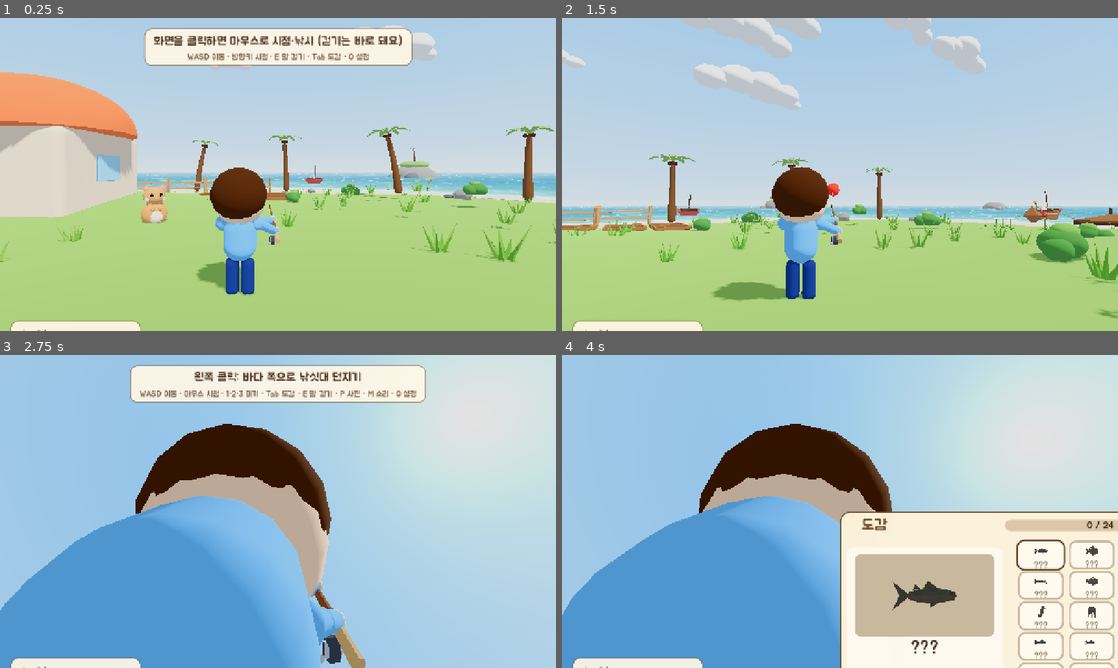
Above: before the commit, frames 1-4 (two rows, left to right).
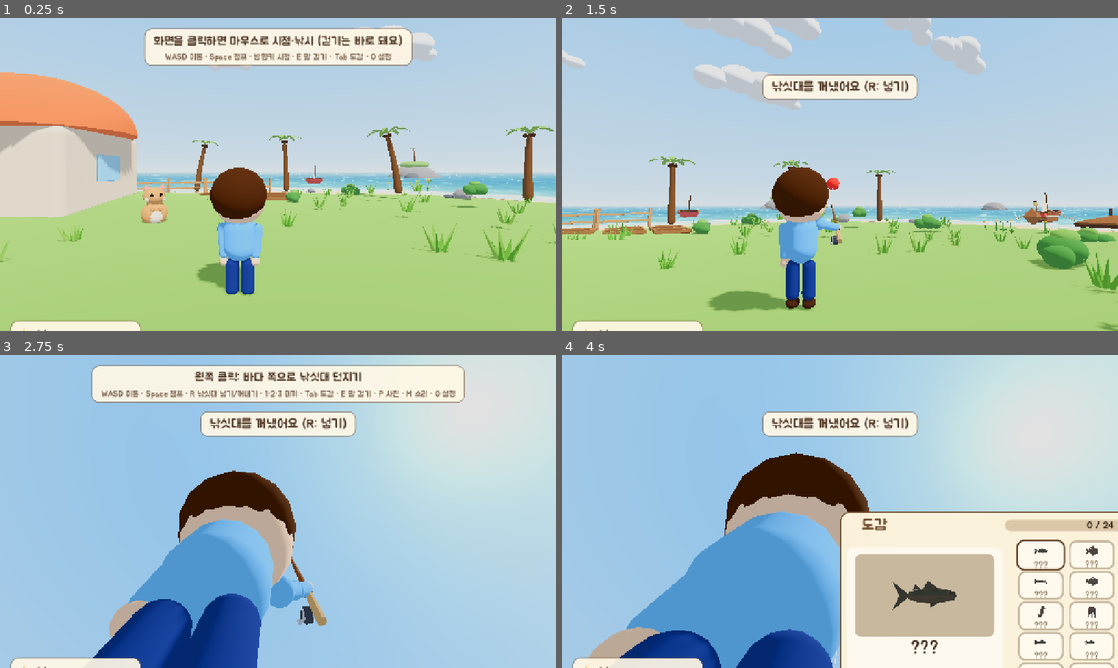
Above: after the commit, the same moments.

Repository: qudrhks36-svg/hanroro-seat-checker
Game: Godot game, scene res://main.tscn
Same seed, same stepped clock (60 frames per second), same inputs: the game is played once before the commit and once after it.
Inputs (mouse positions are in pixels of both pictures, inside the frame that each line leads up to):
- Up to frame 1 (0.25 s): no input
- Up to frame 2 (1.5 s): tap Enter at 0.5 s; move the mouse to (962, 158) at 0.52 s; hold Right 0.53-1.28 s; hold Space 0.53-1.28 s; tap R at 0.6 s; click (962, 158) at 0.67 s; move the mouse to (812, 174) at 1.27 s; hold Up from 1.28 s (still down); tap Space at 1.35 s; click (812, 174) at 1.42 s
- Up to frame 3 (2.75 s): keep holding Up; tap Space at 1.52, 1.82 s; tap R at 1.55, 2.1 s; move the mouse to (289, 505) at 2.02 s; hold Space from 2.03 s (still down); click (289, 505) at 2.17 s
- Up to frame 4 (4 s): keep holding Up; move the mouse to (834, 517) at 2.77 s; release Space at 2.78 s; tap E at 2.85 s; click (834, 517) at 2.92 s; tap Space at 3.02, 3.32 s; tap R at 3.05 s; move the mouse to (878, 514) at 3.52 s; hold Space from 3.53 s (still down); tap Tab at 3.6 s; click (878, 514) at 3.67 s

The runs differ from the first frame. In frame 1, 1.2% of the frame differs, in the area x 29-71%, y 10-80%; in frame 2, 9.9%; in frame 3, 33%, in the area x 0-84%, y 3-100%; in frame 4, 18%.

Commit message:
feat(godot): R to draw the rod, one-hand grip, swinging arms, jump
Co-Authored-By: Claude Sonnet 5.5 <noreply@anthropic.com>

Diff:
--- a/fishing-game/godot/scripts/character.gd
+++ b/fishing-game/godot/scripts/character.gd
@@ -55,6 +55,16 @@
 	_part(pivot, _capsule(r, h), c, Vector3(0, -h * 0.5, 0))
 	_part(pivot, _sphere(0.1), SHOE, Vector3(0, -hip_y + 0.06, -0.035), Vector3(0.95, 0.62, 1.5))   # 신발
 
+# 팔: 어깨에 축 노드를 두고 팔·손은 그 아래에 매달아, 축을 x로 돌리면 팔 흔들림이 됨(player_body.gd). meta "arm" = 좌우(-1/1)
+static func _arm(root: Node3D, c: Color, x: float) -> void:
+	var pivot := Node3D.new()
+	pivot.position = Vector3(x, SHOULDER_Y, 0)
+	pivot.rotation.z = -signf(x) * 0.08   # 살짝 벌어짐
+	pivot.set_meta("arm", signf(x))
+	root.add_child(pivot)
+	_part(pivot, _capsule(0.07, 0.5), c, Vector3(0, -0.25, 0))
+	_part(pivot, _sphere(0.075), SKIN, Vector3(0, -0.53, 0))
+
 static func build(o: Dictionary, arms: bool = true) -> Node3D:
 	var root := Node3D.new()
 	var top := color_of(o["top"])
@@ -75,10 +85,9 @@
 	else:
 		for x in [-0.11, 0.11]:
 			_leg(root, bottom, x, 0.64, 0.095)
-	if arms:   # 팔: 소매 + 손 (3인칭 플레이어는 팔을 outfit_view.gd가 따로 그려서 끔)
-		for x in [-SHOULDER_X, SHOULDER_X]:
-			_part(root, _capsule(0.07, 0.5), top, Vector3(x * 1.06, 0.93, 0))
-			_part(root, _sphere(0.075), SKIN, Vector3(x * 1.06, 0.64, 0))
+	if arms:   # 팔: 소매 + 손 (3인칭 플레이어는 낚싯대 쥔 오른팔을 outfit_view.gd가 따로 그림)
+		for x in [-SHOULDER_X * 1.06, SHOULDER_X * 1.06]:
+			_arm(root, top, x)
 	# 머리: 크고 동그랗게
 	_part(root, _sphere(0.36), SKIN, Vector3(0, 1.45, 0))
 	_part(root, _sphere(0.385), hair, Vector3(0, 1.53, 0.07), Vector3(1.0, 0.95, 1.0))        # 머리카락(뒤·위)
--- a/fishing-game/godot/scripts/fishing_rod.gd
+++ b/fishing-game/godot/scripts/fishing_rod.gd
@@ -34,6 +34,7 @@
 var state := S.IDLE
 var selected_bait := 0
 var cast_bait := 0
+var player: CharacterBody3D        # rod_out(낚싯대 꺼냄) 상태를 가진 플레이어 (main.gd가 정함)
 var cast_kind := ""        # 이번에 던진 찌가 떨어진 곳: "" 바다 / "pond" 풀섬 연못 / "ice" 눈 섬 얼음 호수
 var click_pending := false
 var auto := false                      # 시험용: 스스로 던지고 낚음
@@ -208,12 +209,22 @@
 # ---- 입력 ----
 func _unhandled_input(event: InputEvent) -> void:
 	if event is InputEventMouseButton and event.pressed and event.button_index == MOUSE_BUTTON_LEFT and Input.mouse_mode == Input.MOUSE_MODE_CAPTURED:
-		click_pending = true
+		if player != null and not player.rod_out:   # 낚싯대가 넣어져 있으면 첫 클릭은 꺼내기만 함
+			_set_rod(true)
+		else:
+			click_pending = true
 	elif event is InputEventKey and event.pressed and not event.echo and state == S.IDLE:
 		match event.keycode:
+			KEY_R: _set_rod(not player.rod_out)
 			KEY_1: _select_bait(0)
 			KEY_2: _select_bait(1)
 			KEY_3: _select_bait(2)
+
+func _set_rod(on: bool) -> void:
+	if player == null or player.rod_out == on:
+		return
+	player.rod_out = on
+	_show_toast("낚싯대를 꺼냈어요 (R: 넣기)" if on else "낚싯대를 넣었어요 (R: 꺼내기)")
 
 func _select_bait(i: int) -> void:
 	selected_bait = i
@@ -417,12 +428,12 @@
 	var b := ""
 	if Input.mouse_mode != Input.MOUSE_MODE_CAPTURED:
 		a = "화면을 클릭하면 마우스로 시점·낚시 (걷기는 바로 돼요)"
-		b = "WASD 이동 · 방향키 시점 · E 말 걸기 · Tab 도감 · O 설정"
+		b = "WASD 이동 · Space 점프 · 방향키 시점 · E 말 걸기 · Tab 도감 · O 설정"
 	else:
 		match state:
 			S.IDLE:
-				a = "왼쪽 클릭: 바다 쪽으로 낚싯대 던지기"
-				b = "E: 배 가까이에서 부두로 돌아가기 · 1·2·3 미끼 · Tab 도감 · P 사진 · M 소리 · O 설정" if FarSeaScript.active else "WASD 이동 · 마우스 시점 · 1·2·3 미끼 · Tab 도감 · E 말 걸기 · P 사진 · M 소리 · O 설정"
+				a = "왼쪽 클릭: 바다 쪽으로 낚싯대 던지기" if player.rod_out else "R 또는 왼쪽 클릭: 낚싯대 꺼내기"
+				b = "E: 배 가까이에서 부두로 돌아가기 · 1·2·3 미끼 · Tab 도감 · P 사진 · M 소리 · O 설정" if FarSeaScript.active else "WASD 이동 · Space 점프 · R 낚싯대 넣기/꺼내기 · 1·2·3 미끼 · Tab 도감 · E 말 걸기 · P 사진 · M 소리 · O 설정"
 			S.FLOATING:
 				a = "찌를 지켜보세요… 느낌표(!)가 뜨면 바로 왼쪽 클릭!"
 				b = "기다리다 마음이 바뀌면 왼쪽 클릭: 낚싯대 거두기"
--- a/fishing-game/godot/scripts/main.gd
+++ b/fishing-game/godot/scripts/main.gd
@@ -138,6 +138,7 @@
 	fishing.name = "Fishing"
 	add_child(fishing)
 	pbody.fishing = fishing
+	fishing.player = player
 	fishing.view_cam = player.view   # 화면 좌표(!/결과 카드)는 3인칭 카메라 기준
 	fishing.setup(player.cam, world)
 	var splash := Node3D.new()   # 물보라·물결 (8단계)
@@ -412,9 +413,13 @@
 		for k in 400:
 			names[Game.fish[Game.pick(k % 3, 0, false, true)]["name"]] = true
 		print("[FG] pond pick names=", names.keys())
+	if _arg("jumpcheck", "") != "":
+		var y0 := player.global_position.y
+		await get_tree().create_timer(float(_arg("jumpcheck", "2"))).timeout
+		print("[FG] jump start y=", snappedf(y0, 0.01), " peak=", snappedf(player.peak_y, 0.01), " rise=", snappedf(player.peak_y - 0.98, 0.01))
 	if _arg("bodycheck", "") != "":   # 시험용: 걷는 방향으로 몸이 도는지 (--walk=1,0 처럼 옆으로 걷게 하고 --bodycheck=초)
 		await get_tree().create_timer(float(_arg("bodycheck", "2"))).timeout
-		print("[FG] body face=", snappedf(rad_to_deg(pbody.face), 0.1), " cam_yaw=", snappedf(rad_to_deg(player.rotation.y), 0.1), " aligned=", player.aligned, " rod visible=", player.cam.visible, " …(164 unchanged characters)…
+		print("[FG] body face=", snappedf(rad_to_deg(pbody.face), 0.1), " cam_yaw=", snappedf(rad_to_deg(player.rotation.y), 0.1), " rod_out=", player.rod_out, " rod visible=", player.cam.visible, " …(164 unchanged characters)…
 	if _arg("meadowcheck", "") != "":   # 시험용: 땅·다리 높이와 걸어서 건너기 (--pos=4,10 --yaw=180 --walk=0,1)
 		await get_tree().create_timer(float(_arg("meadowcheck", "1"))).timeout
 		var dss := get_world_3d().direct_space_state
@@ -476,6 +481,8 @@
 		catalog.selected = int(_arg("catalog", "0"))
 		catalog.set_open(true, false)
 	fishing.auto = _arg("auto", "") != ""
+	if fishing.auto or _arg("rodout", "") != "":   # 시험용: 낚싯대를 꺼낸 채로 시작(--rodout=1, --auto는 자동으로)
+		player.rod_out = true
 	if _arg("rodcheck", "") != "":
 		fishing.debug_rod()
 	if _arg("bait", "") != "":
@@ -484,6 +491,10 @@
 		Engine.time_scale = float(_arg("timescale", "1"))
 
 func _apply_test_args() -> void:
+	if _arg("jump", "") != "":   # 시험용: 계속 점프하며 가장 높이 오른 높이를 잼 (--jump=1 --jumpcheck=초)
+		player.test_jump = true
+	if _arg("rodout", "") != "" or _arg("auto", "") != "":   # 시험용: 낚싯대를 꺼낸 채로 시작(--rodout=1, --auto는 자동으로)
+		player.rod_out = true
 	var key := _arg("cam", "")
 	if DEBUG_CAMS.has(key):
 		var p: Vector3 = DEBUG_CAMS[key][0]
--- a/fishing-game/godot/scripts/outfit_view.gd
+++ b/fishing-game/godot/scripts/outfit_view.gd
@@ -1,5 +1,5 @@
 extends Node3D
-# 낚싯대를 쥔 두 팔 (포팅 10단계, GDD 3번 [확정] + 3인칭): 눈(카메라) 아래에서 어깨 → 팔꿈치 → 손으로 이어지는 팔을 낚싯대 손잡이·가운데 자리에 맞춰 그린다.
+# 낚싯대를 쥔 오른팔 한 개 (포팅 10단계, GDD 3번 [확정] + 3인칭): 눈(카메라) 아래에서 어깨 → 팔꿈치 → 손으로 이어지는 팔을 낚싯대 손잡이 쪽에 맞춰 그린다(왼팔은 몸 모델이 옆에 내려 둠).
 # 팔꿈치는 두 마디 IK(윗팔·아랫팔 길이 고정, 팔꿈치는 바깥·아래로 꺾임). 낚싯대가 너무 멀면 팔이 쭉 펴짐. 소매 색 = 입은 옷의 윗옷 색.
 # 낚싯대의 손잡이 끝(rod_model)과 끝(tip)은 눈 기준 자리라 낚싯대 단계(길이)가 바뀌어도 따라간다.
 
@@ -28,7 +28,7 @@
 	# 어깨 자리(눈 기준): 몸 모델의 어깨 높이에서 눈 높이를 뺀 값. 오른손은 손잡이 가까이, 왼손은 낚싯대 가운데쯤.
 	var sy: float = CharacterScript.SHOULDER_Y * CharacterScript.PLAYER_SCALE - (PlayerBodyScript.FOOT + PlayerScript.EYE_HEIGHT)
 	var sx: float = CharacterScript.SHOULDER_X * CharacterScript.PLAYER_SCALE
-	for spec in [[0.22, 1.0], [0.5, -1.0]]:
+	for spec in [[0.3, 1.0]]:   # 한 손(오른손)만 낚싯대를 쥠
 		var side: float = spec[1]
 		arms.append({
 			"upper": _cyl(), "fore": _cyl(), "shoulder": _ball(ARM_R * 1.5, sleeve_mat), "elbow": _ball(ARM_R * 1.1, sleeve_mat),
--- a/fishing-game/godot/scripts/player.gd
+++ b/fishing-game/godot/scripts/player.gd
@@ -7,6 +7,7 @@
 
 const SPEED := 4.0
 const GRAVITY := 20.0
+const JUMP_SPEED := 4.6          # 점프(Space): 높이 약 0.8~1m (부두·배 갑판 위로 올라서기)
 const MOUSE_SENS := 0.1          # 도/픽셀
 const ARROW_TURN := 100.0         # 방향키 시점 도는 빠르기(도/초)
 const EYE_HEIGHT := 0.22
@@ -21,11 +22,13 @@
 var view: Camera3D               # 화면 카메라(3인칭)
 var body: Node3D                 # 3인칭 몸(main.gd가 정함)
 var view_back := VIEW_BACK       # 지금 카메라 거리(집 안은 좁아서 cabin.gd가 줄임)
-var aligned := true               # 몸이 카메라 앞쪽을 보고 있나(아니면 낚싯대·팔을 숨김, player_body.gd가 정함)
+var rod_out := false             # 낚싯대를 꺼내 들고 있나(R 키, fishing_rod.gd가 바꿈). 넣어 두면 낚싯대·오른팔이 안 보이고 몸이 걷는 방향으로 돎
 var orbit := 0.0                 # 시험용 --orbit=도: 카메라를 캐릭터 둘레로 돌려 앞·옆모습을 본다(0 = 뒤)
 var fpv := false                 # 시험용 --fpv=1: 옛 1인칭 화면
 var pitch := 0.0                 # 위아래 각도(도)
 var dbg := ""                    # 시험용: 지금 닿은 것들
+var test_jump := false           # 시험용: Space 대신 계속 점프
+var peak_y := -1e9               # 시험용: 가장 높이 오른 높이
 var test_walk := Vector2.ZERO    # 시험용: 키 대신 이 방향으로 걷게 함(x=오른쪽, y=앞)
 
 func _ready() -> void:
@@ -80,6 +83,8 @@
 	velocity.z = move.z
 	if is_on_floor():
 		velocity.y = -2.0
+		if Input.is_physical_key_pressed(KEY_SPACE) or test_jump:
+			velocity.y = JUMP_SPEED
 	else:
 		velocity.y -= GRAVITY * delta
 	# 올라서기: 땅 위에서 앞이 막혔는데, STEP_HEIGHT만큼 올려 보면 앞이 비어 있으면 그만큼 올라선다
@@ -92,6 +97,7 @@
 			if not test_move(raised, motion):
 				global_position.y += STEP_HEIGHT
 	move_and_slide()
+	peak_y = maxf(peak_y, global_position.y)
 	dbg = ""
 	for i in get_slide_collision_count():
 		var c := get_slide_collision(i)
@@ -118,4 +124,4 @@
 	var far_enough := pos.distance_to(head) > VIEW_MIN
 	if body != null:
 		body.visible = not fpv and far_enough
-	cam.visible = fpv or (far_enough and aligned)   # 낚싯대·팔도 카메라가 너무 가까우면 숨김
+	cam.visible = fpv or (far_enough and rod_out)   # 낚싯대·팔도 카메라가 너무 가까우면 숨김
--- a/fishing-game/godot/scripts/player_body.gd
+++ b/fishing-game/godot/scripts/player_body.gd
@@ -1,7 +1,7 @@
 extends Node3D
 # 3인칭 캐릭터 몸 (GDD 8번 [확정] 3인칭 1단계): 옷장에서 고른 옷의 둥근 도형 사람(character.gd)을 플레이어 아래에 세운다. 0.8배 크기, 그림자 있음, 걸을 때 통통.
-# 걷는 방향으로 몸을 돌린다(동물의 숲처럼): 움직일 때는 가는 쪽을 보고, 멈추거나 낚시 중이면 카메라가 보는 쪽(조준)으로 돌아온다.
-# 몸이 카메라 앞쪽에서 35도 넘게 돌아가 있으면 낚싯대·팔을 숨긴다(player.aligned). 팔은 outfit_view.gd가 어깨에서 낚싯대까지 따로 그리므로 몸 모델은 팔 없이 만든다. 옷이 바뀌면 다시 만든다.
+# 낚싯대를 넣어 둔 동안(player.rod_out == false)은 걷는 방향으로 몸이 돌고 두 팔을 다리 반대로 흔들며 걷는다(동물의 숲처럼).
+# 낚싯대를 꺼낸 동안(R 키)은 몸이 늘 카메라가 보는 쪽(조준)을 보고, 왼팔은 옆에 내린 채 고정, 오른팔은 outfit_view.gd가 낚싯대를 쥔 모양으로 따로 그린다(그 동안 몸의 오른팔은 숨김). 옷이 바뀌면 다시 만든다.
 
 const Game := preload("res://scripts/game_state.gd")
 const CharacterScript := preload("res://scripts/character.gd")
@@ -13,12 +13,13 @@
 var fishing                  # 낚시 중에는 조준 방향을 봄 (main.gd가 정함)
 var face := 0.0              # 몸이 보는 방향(세계 기준 각도)
 const TURN_SPEED := 12.0     # 몸 돌리는 빠르기
-const ALIGN_DEG := 35.0      # 이 안이면 낚싯대를 들고 있는 것으로 봄
+const ARM_SWING := 0.55      # 팔 흔들림 최대 각도(라디안)
 const LEG_SWING := 0.7       # 다리 흔들림 최대 각도(라디안)
 var model: Node3D
 var shown_outfit := -1
 var t := 0.0
 var legs: Array = []        # 다리 축 노드 (character.gd의 meta "leg" = 좌우). 걸을 때 번갈아 흔듦
+var arms: Array = []        # 팔 축 노드 (meta "arm" = 좌우, +1이 오른팔)
 
 func setup(p: CharacterBody3D) -> void:
 	player = p
@@ -28,11 +29,12 @@
 func _rebuild() -> void:
 	if model != null:
 		model.queue_free()
-	model = CharacterScript.build(Game.outfits[Game.outfit], false)
+	model = CharacterScript.build(Game.outfits[Game.outfit], true)
 	for n in model.find_children("*", "MeshInstance3D", true, false):
 		(n as MeshInstance3D).cast_shadow = GeometryInstance3D.SHADOW_CASTING_SETTING_ON
 	add_child(model)
 	legs = model.get_children().filter(func(n): return n.has_meta("leg"))
+	arms = model.get_children().filter(func(n): return n.has_meta("arm"))
 	shown_outfit = Game.outfit
 
 func _process(delta: float) -> void:
@@ -43,14 +45,18 @@
 	var speed := v.length()
 	var cam_yaw: float = player.rotation.y
 	var target := cam_yaw
-	var casting: bool = fishing != null and not fishing.is_idle()
+	var casting: bool = player.rod_out or (fishing != null and not fishing.is_idle())   # 낚싯대를 꺼냈거나 낚시 중이면 조준 방향을 봄
 	if speed > 0.5 and not casting:
 		target = atan2(-v.x, -v.y)   # 앞(-z)을 y만큼 돌린 방향 = (-sin, -cos)
 	face = lerp_angle(face, target, minf(delta * TURN_SPEED, 1.0))
 	rotation.y = face - cam_yaw
-	player.aligned = absf(angle_difference(face, cam_yaw)) < deg_to_rad(ALIGN_DEG)
 	t += delta * speed * 2.4
 	var k := clampf(speed / 4.0, 0.0, 1.0)
 	for l in legs:
 		(l as Node3D).rotation.x = lerpf((l as Node3D).rotation.x, sin(t) * LEG_SWING * k * float(l.get_meta("leg")), minf(delta * 20.0, 1.0))
+	for a in arms:
+		var side := float(a.get_meta("arm"))
+		(a as Node3D).visible = not (player.rod_out and side > 0.0)   # 꺼낸 동안 오른팔은 낚싯대 쥔 팔(outfit_view.gd)이 대신함
+		var want := 0.0 if player.rod_out else -sin(t) * ARM_SWING * k * side   # 낚싯대를 꺼낸 동안 왼팔은 고정, 넣어 두면 다리 반대로 흔듦
+		(a as Node3D).rotation.x = lerpf((a as Node3D).rotation.x, want, minf(delta * 20.0, 1.0))
 	model.position.y = absf(sin(t)) * 0.06 * clampf(speed / 4.0, 0.0, 1.0)
Not shown, changed: fishing-game/changelog/2026-10-12.md
Not shown, changed: fishing-game/docs/GDD.md
Not shown, changed: fishing-game/docs/HANDOFF.md
